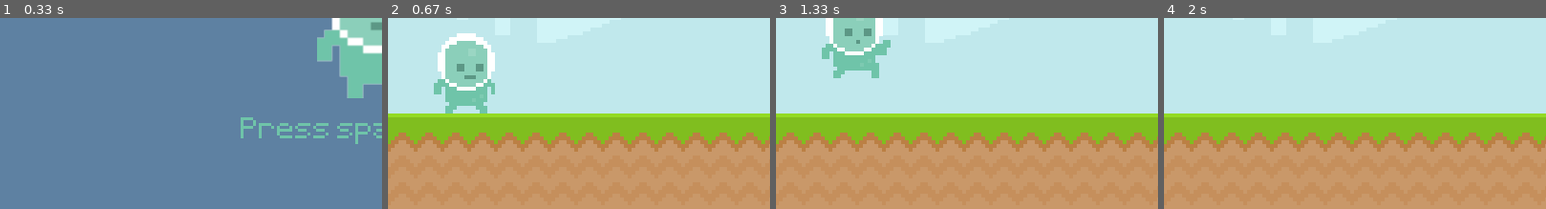
Above: before the commit, frames 1-4 (left to right).
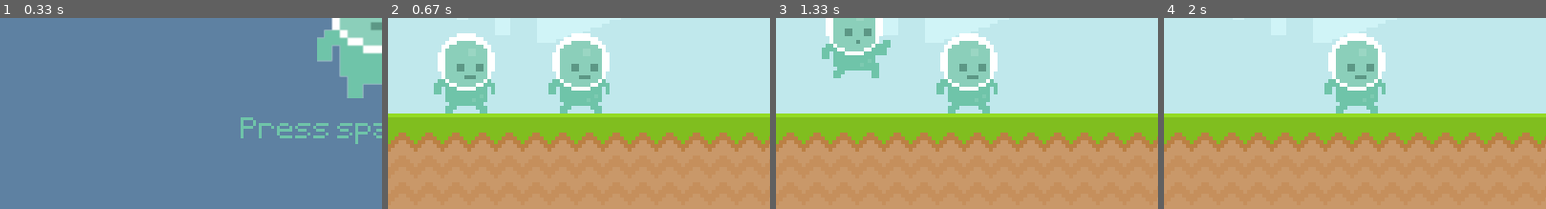
Above: after the commit, the same moments.

Repository: WebDevJasonCameron/pygame_study
Game: pygame game, started from pygame_intro/runner_game.py
The game is run twice, just before and just after one commit, with the same random seed, the same clock (stepped at 60 frames per second) and the same inputs.
Inputs (mouse positions are % of the whole screen's width and height, from its top left):
- Up to frame 1 (0.33 s): no input
- Up to frame 2 (0.67 s): tap Space at 0.33 s
- Up to frame 3 (1.33 s): click (10, 64) at 0.72 s
- Up to frame 4 (2 s): tap Space at 1.5, 1.9 s
The pictures show only the part of the screen within x 0-50%, y 50-100%; the shares and areas given below are measured in that part.

Frame 1 is identical in both runs. In frame 2, 5.0% of the frame differs, in the area x 42-58%, y 8-50%; in frame 3, 5.0%; in frame 4, 5.0%.

Commit message:
added player sprite... just standing there

Diff:
--- a/pygame_intro/runner_game.py
+++ b/pygame_intro/runner_game.py
@@ -69,7 +69,8 @@
 start_time = 0
 score = 0
 
-player = Player()
+player = pygame.sprite.GroupSingle()
+player.add(Player())
 
 # TXT
 text_font = pygame.font.Font('font/Pixeltype.ttf', 50)
@@ -198,6 +199,7 @@
             player_rect.bottom = 300
         player_animation()
         screen.blit(player_surf, player_rect)
+        player.draw(screen)
 
         # obstacle movement
         obstacle_rect_list = obstacle_movement(obstacle_rect_list)
